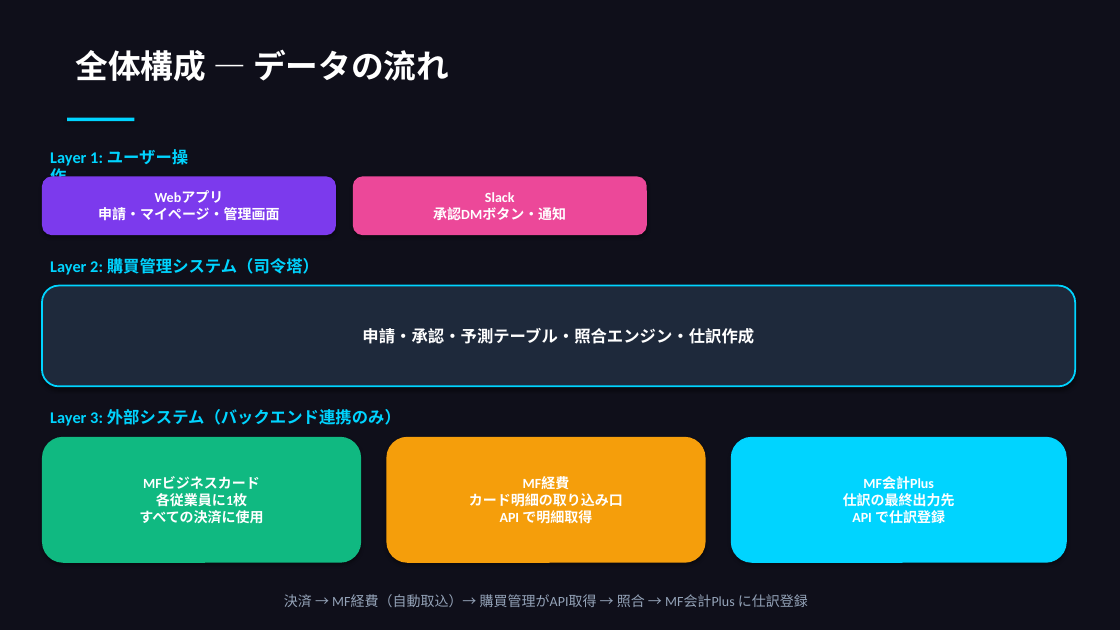
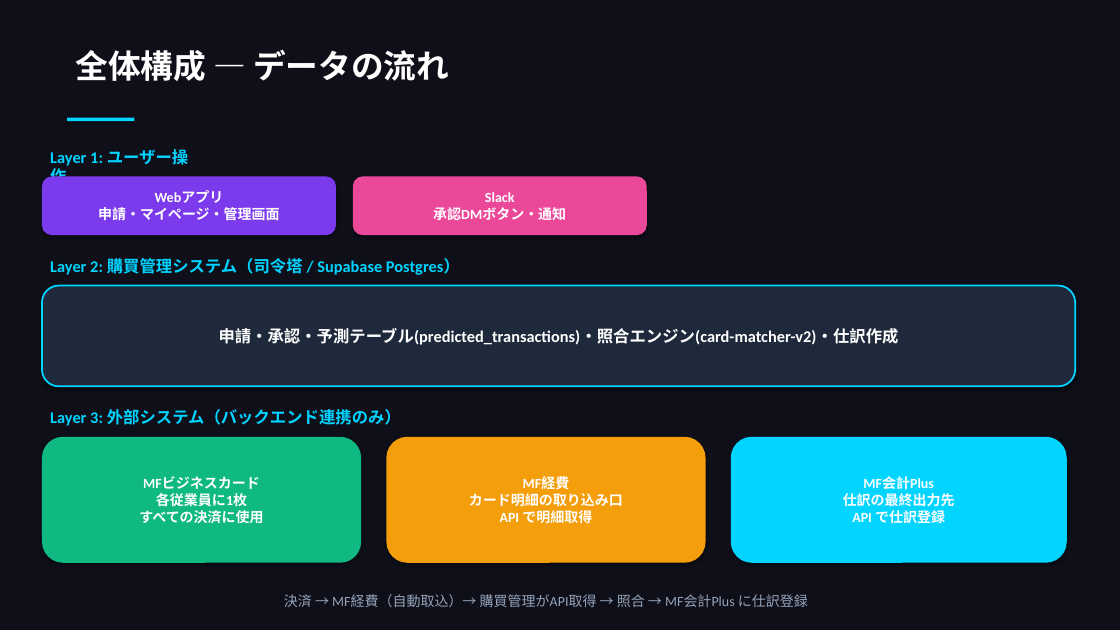
Before and after one commit to takeshiizawa123/next-procurement-poc, a slide deck: slide 4 of docs/workflow-design-b-route.pptx. Drawn at 1120x630 pixels with LibreOffice and Linux fonts; fonts in the diff are those of the drawing. Boxes give left, top, right and bottom in pixels: in the first picture for what was removed or moved away, otherwise in the second. Text is boxed around its words. In the diff, an @@ line names an element or a change of style, - is before the commit and + after.

```diff
--- a/docs/workflow-design-b-route.pptx
+++ b/docs/workflow-design-b-route.pptx
@@ text at (x1=50, y1=258, x2=460, y2=275): text changed @@
-Layer 2: 購買管理システム（司令塔）
+Layer 2: 購買管理システム（司令塔 / Supabase Postgres）
@@ text in rounded rectangle at (x1=219, y1=328, x2=899, y2=345): text changed @@
-申請・承認・予測テーブル・照合エンジン・仕訳作成
+申請・承認・予測テーブル(predicted_transactions)・照合エンジン(card-matcher-v2)・仕訳作成
```
Also in this commit, not shown: 3 other slides changed, 4 other files.
